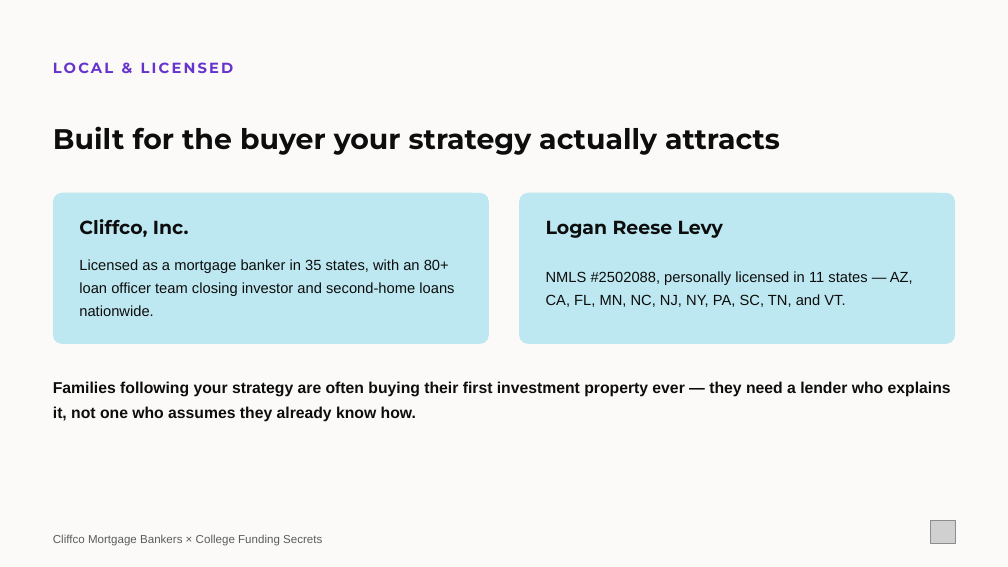
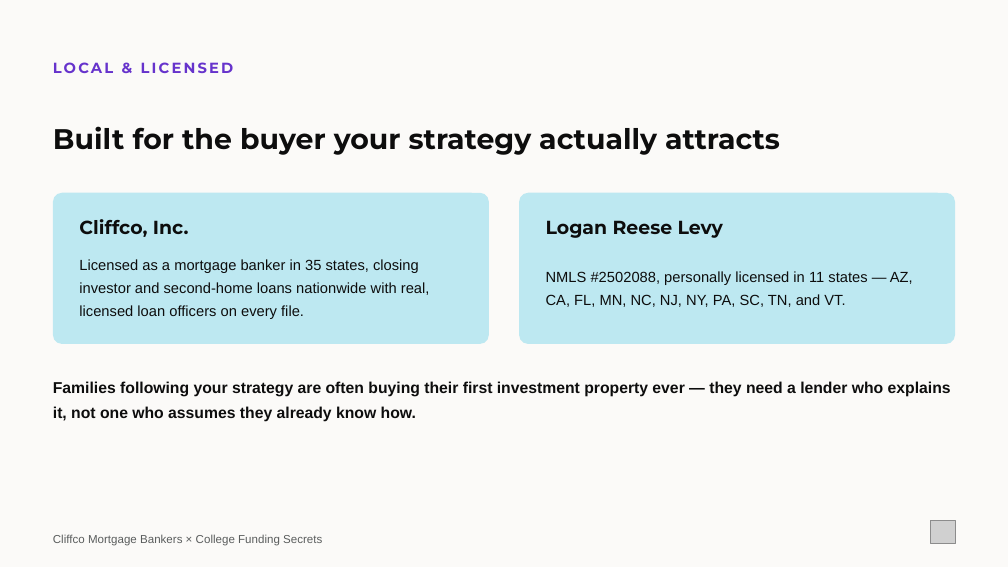
Before and after one commit to loganlevy1/STR, a slide deck: slide 7 of outreach/pitch-decks/cliffco-lance-morgan-partnership.pptx. Drawn at 1008x567 pixels with LibreOffice and Linux fonts; fonts in the diff are those of the drawing; grey boxes stand for pictures. Boxes give left, top, right and bottom in pixels: in the first picture for what was removed or moved away, otherwise in the second. Text is boxed around its words. In the diff, an @@ line names an element or a change of style, - is before the commit and + after.

```diff
--- a/outreach/pitch-decks/cliffco-lance-morgan-partnership.pptx
+++ b/outreach/pitch-decks/cliffco-lance-morgan-partnership.pptx
@@ text at box(79, 259, 430, 319): text changed @@
-Licensed as a mortgage banker in 35 states, with an 80+ loan officer team closing investor and second-home loans nationwide.
+Licensed as a mortgage banker in 35 states, closing investor and second-home loans nationwide with real, licensed loan officers on every file.
```
Also in this commit, not shown: 2 other slides changed, 3 other files.
